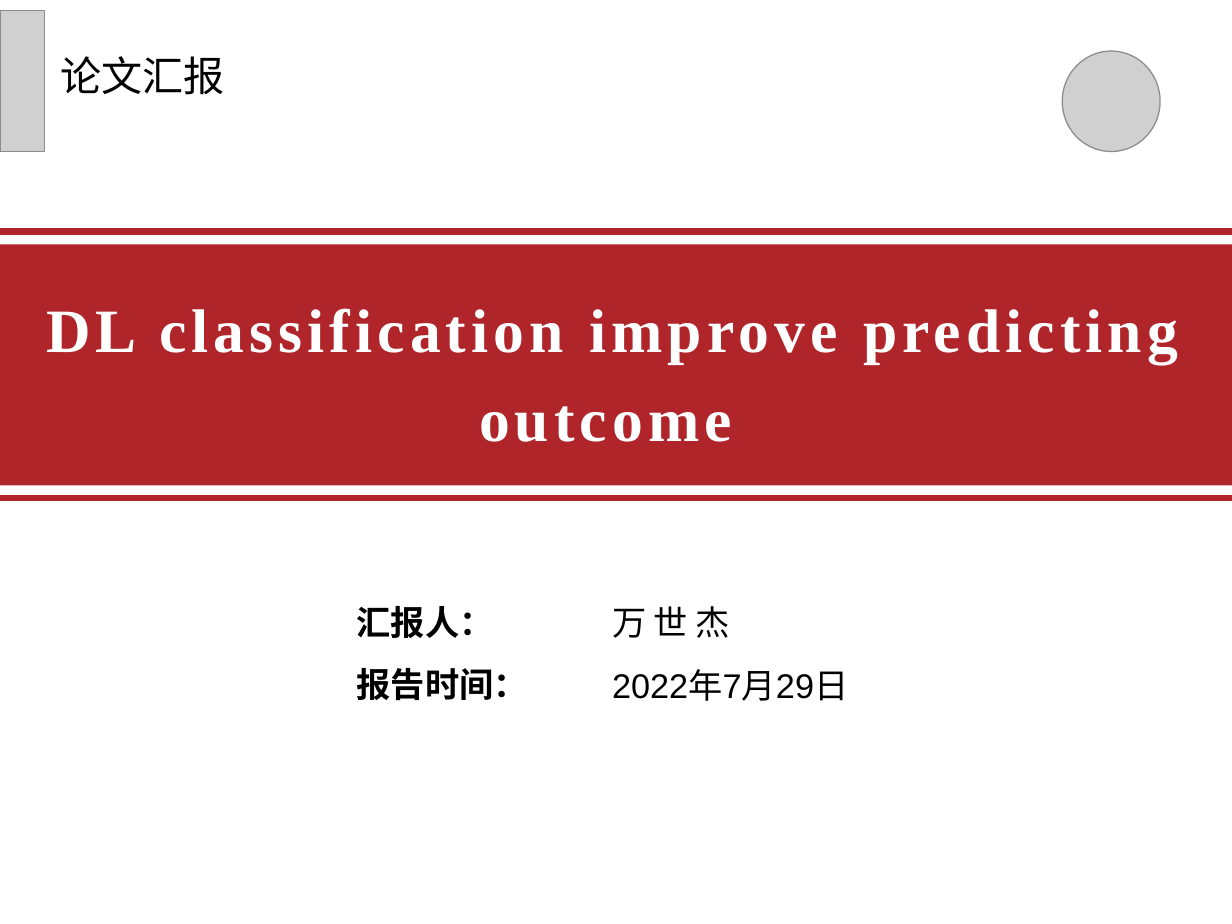
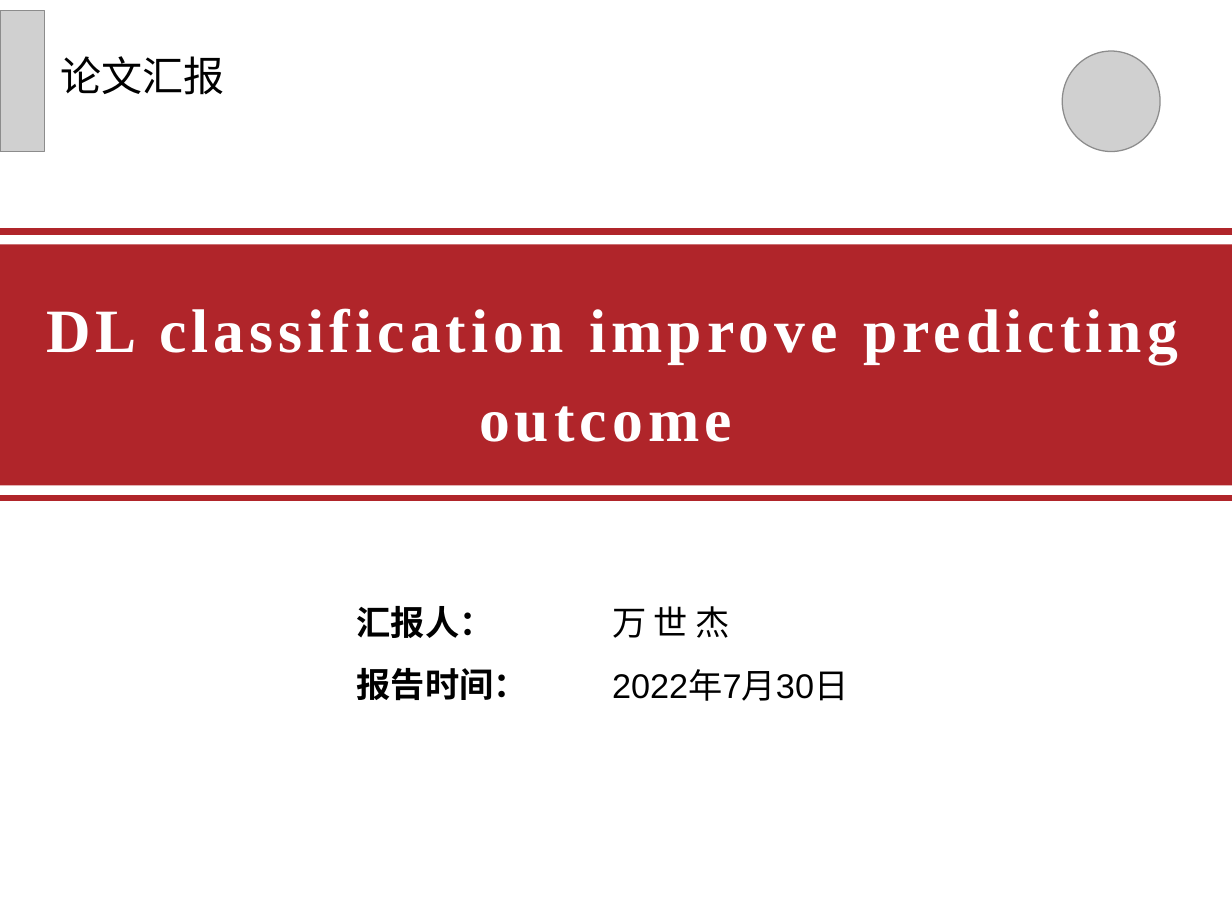
Before and after one commit to adcShijie/PaperReading, a slide deck: slide 1 of PPT/Deep learning-based classification.pptx. Drawn at 1232x924 pixels with LibreOffice and Linux fonts; fonts in the diff are those of the drawing; grey boxes stand for pictures. Boxes give left, top, right and bottom in pixels: in the first picture for what was removed or moved away, otherwise in the second. Text is boxed around its words. In the diff, an @@ line names an element or a change of style, - is before the commit and + after.

Commit message:
update PPT

```diff
--- a/PPT/Deep learning-based classification.pptx
+++ b/PPT/Deep learning-based classification.pptx
@@ table at (345, 588, 1016, 716) @@
-row 2, column 2: 2022年7月29日
+row 2, column 2: 2022年7月30日
```
Also in this commit, not shown: 1 slide added, 1 other file.
